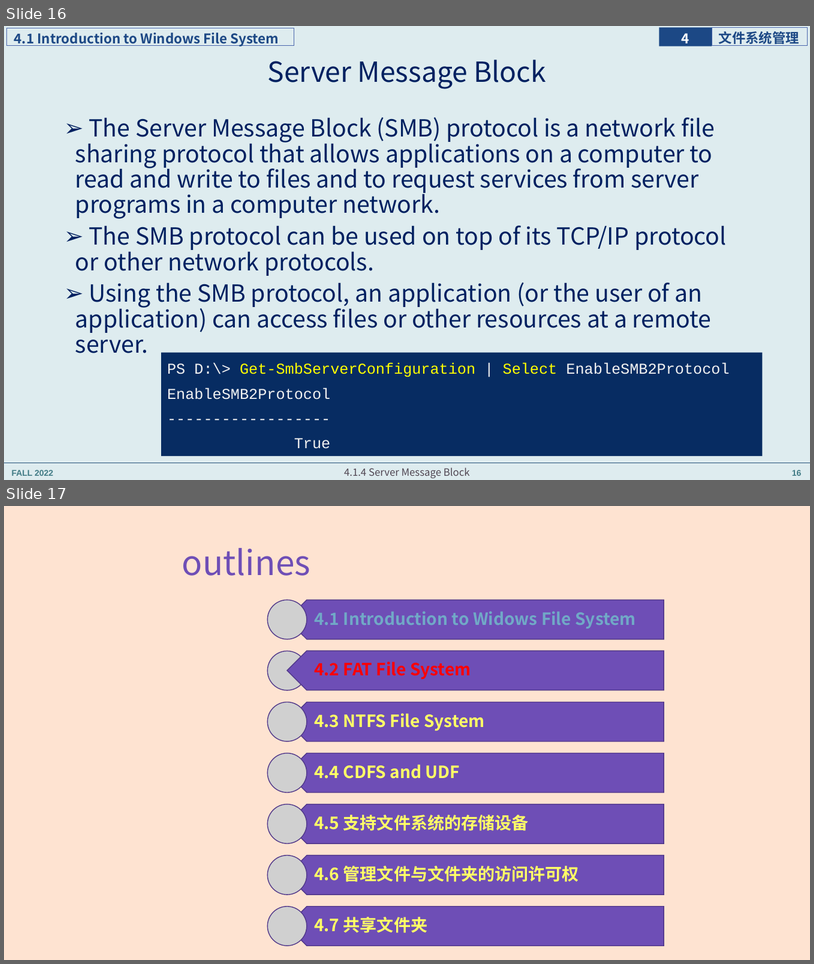
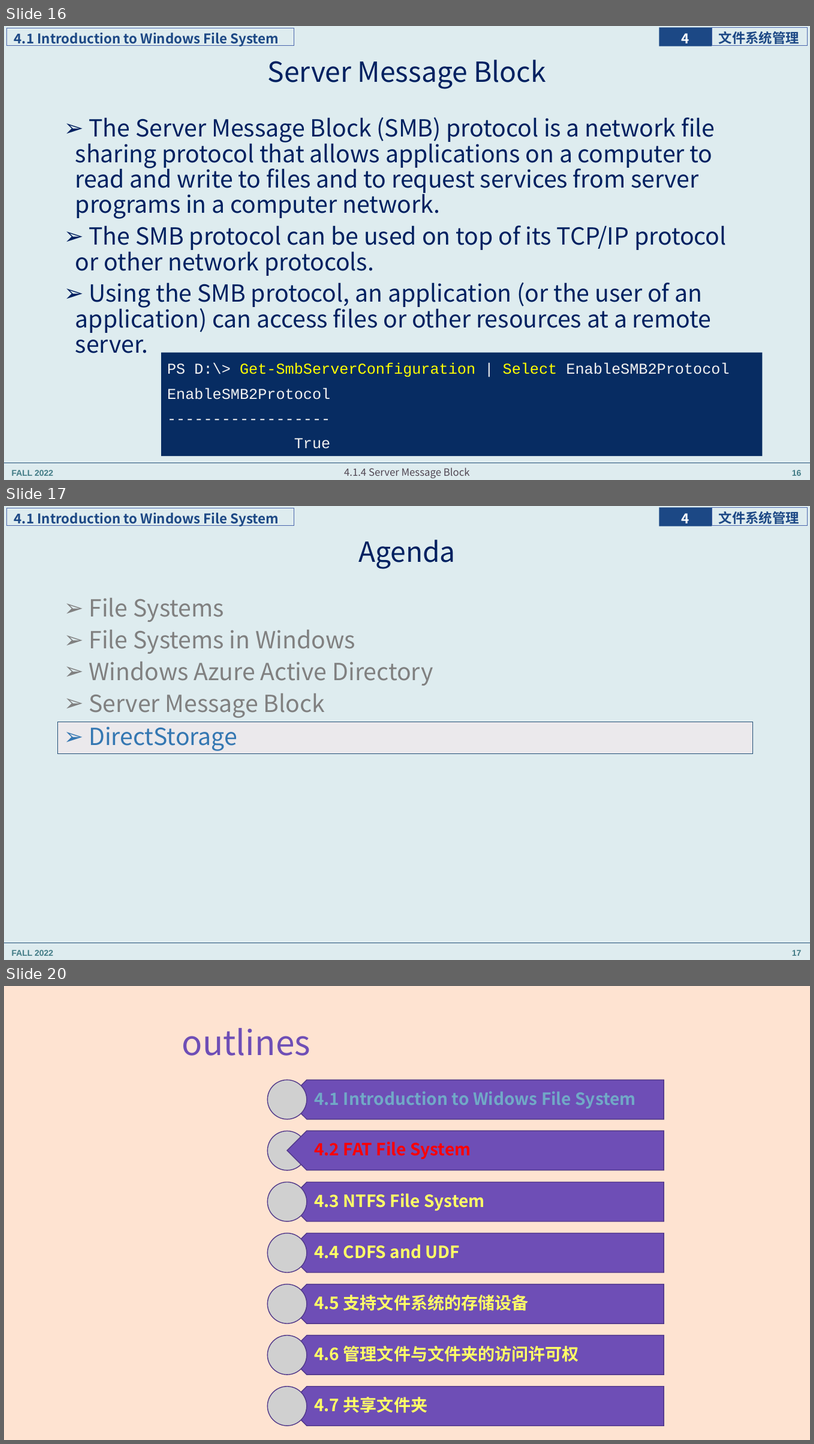
Before and after one commit to principleWindows/win-principle-2022, a slide deck: slides/instruction/principleWindows_4.pptx. Shown one above the other, each under a label of ours: slides 16 and 17 before the commit, slides 16, 17 and 20 after it; the slides between them are not shown. The pictures are 814x964 and 814x1444 pixels, drawn with LibreOffice and Linux fonts; fonts in the diff are those of the drawing; grey boxes stand for pictures. Boxes give left, top, right and bottom in pixels: in the first picture for what was removed or moved away, otherwise in the second. Text is boxed around its words. In the diff, an @@ line names an element or a change of style, - is before the commit and + after.

```diff
--- a/slides/instruction/principleWindows_4.pptx
+++ b/slides/instruction/principleWindows_4.pptx
@@ slide 17 added at [4, 506, 810, 960], background #DEECEF; not listed: 6 template elements that a slide beside it also shows @@
@@ title added at [359, 540, 456, 569], 33 pt, text #002060 @@
+Agenda
@@ text added at [89, 598, 433, 718], 28 pt, text #808080 @@
+➢ File Systems
+➢ File Systems in Windows
+➢ Windows Azure Active Directory
+➢ Server Message Block
+➢ DirectStorage
@@ rectangle added at [58, 722, 753, 754], fill #EBE9EC, outline #234F77 0.75 pt, 28 pt, text #3477B2 @@
+➢ DirectStorage
@@ what was slide 17 is now slide 20 @@
```
Also in this commit, not shown: 9 slides changed, 2 other slides added, 5 other files.
